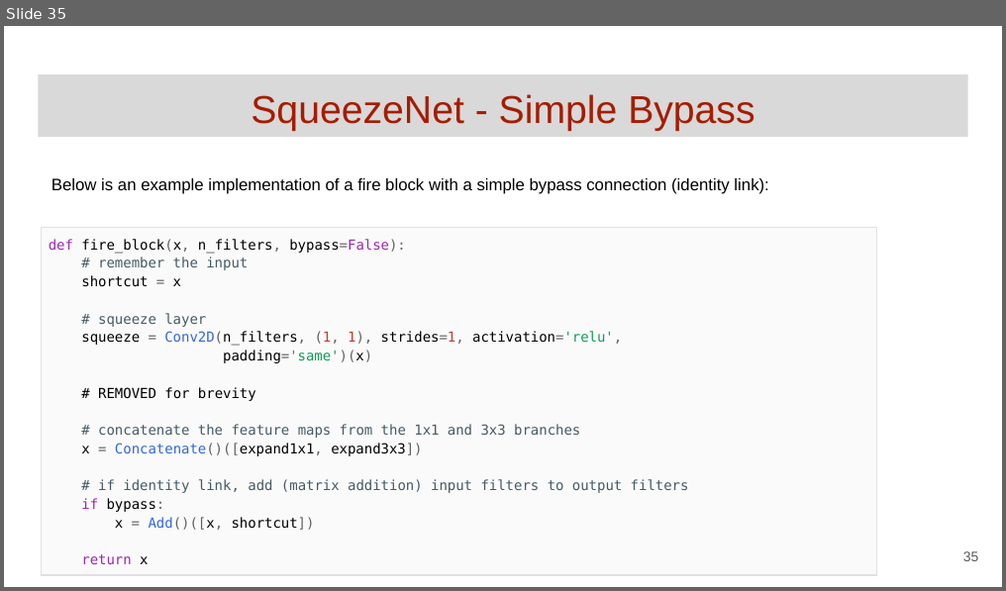
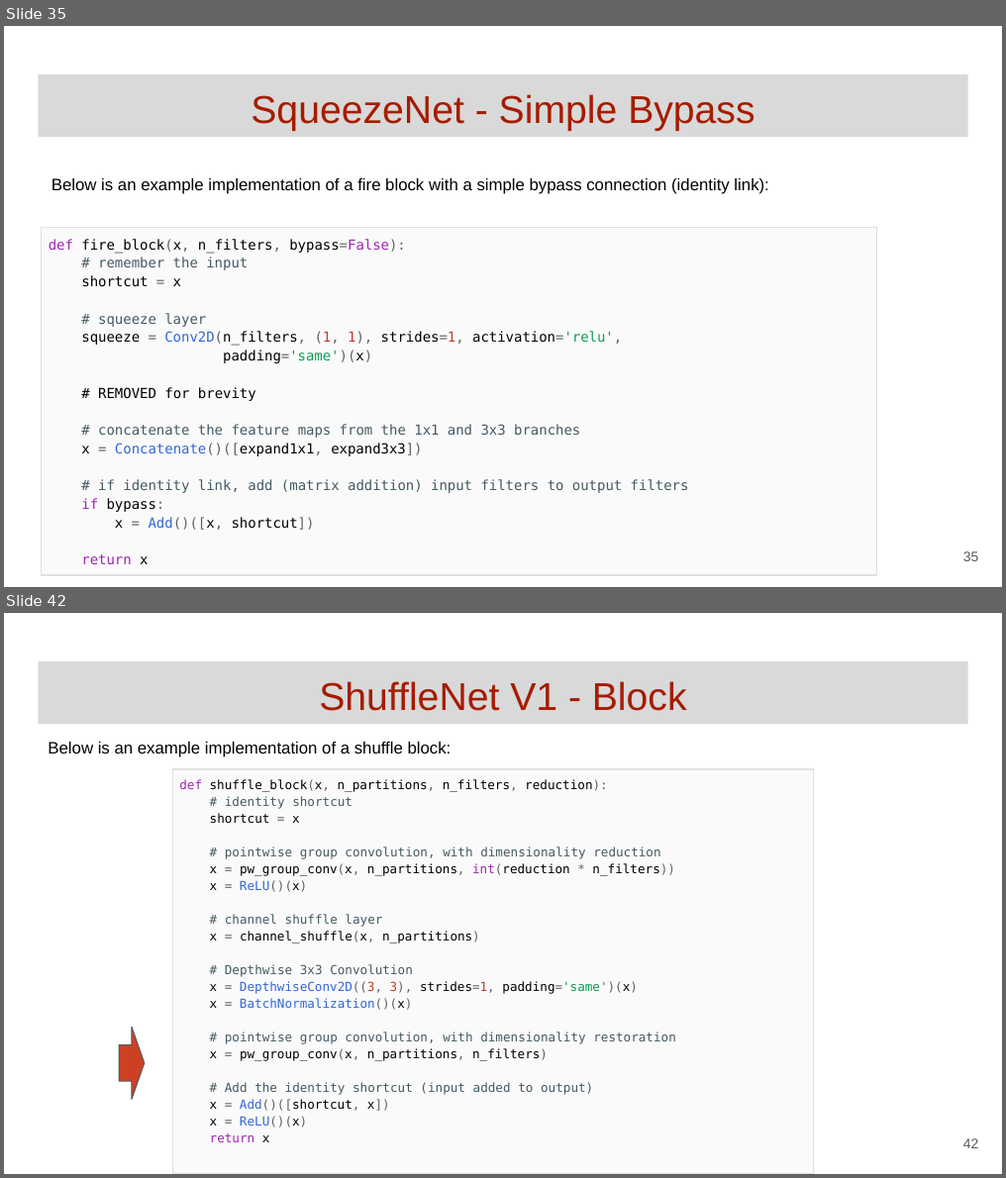
Before and after one commit to GoogleCloudPlatform/keras-idiomatic-programmer, a slide deck: books/deep-learning-design-patterns/Workshops/Junior/Deep Learning Design Patterns - Workshop - Chapter 4.pptx. Shown one above the other, each under a label of ours: slide 35 before the commit, slides 35 and 42 after it; the slides between them are not shown. The pictures are 1006x591 and 1006x1178 pixels, drawn with LibreOffice and Linux fonts; fonts in the diff are those of the drawing. Boxes give left, top, right and bottom in pixels: in the first picture for what was removed or moved away, otherwise in the second. Text is boxed around its words. In the diff, an @@ line names an element or a change of style, - is before the commit and + after.

```diff
--- a/books/deep-learning-design-patterns/Workshops/Junior/Deep Learning Design Patterns - Workshop - Chapter 4.pptx
+++ b/books/deep-learning-design-patterns/Workshops/Junior/Deep Learning Design Patterns - Workshop - Chapter 4.pptx
@@ slide 42 added at [4,613,1002,1174], background #FFFFFF @@
@@ title added at [38,662,968,725], fill #D9D9D9, 28 pt, text #A61C00 @@
+ShuffleNet V1 - Block
@@ text added at [48,742,451,758], 12 pt, text #000000 @@
+Below is an example implementation of a shuffle block:
@@ table added at [172,769,813,1147], 1 rows, 1 columns @@
+def shuffle_block(x, n_partitions, n_filters, reduction): / # identity shortcut / shortcut = x / # pointwise group convolution, with dimensionality reduction / x = pw_group_conv(x, n_partitions, int(reduction * n_filters)) / x = ReLU()(x) / # channel shuffle layer / x = channel_shuffle(x, n_partitions) / # Depthwise 3x3 Convolution / x = DepthwiseConv2D((3, 3), strides=1, padding='same')(x) / x = BatchNormalization()(x) / # pointwise group convolution, with dimensionality restoration / x = pw_group_conv(x, n_partitions, n_filters) / # Add the identity shortcut (input added to output) / x = Add()([shortcut, x]) / x = ReLU()(x) / return x
@@ right arrow added at [119,1027,144,1100], fill #CC4125, outline #595959 0.75 pt @@
@@ page number added at [963,1139,979,1149], 10 pt, text #595959 @@
+42
```
Also in this commit, not shown: 1 slide changed, 17 other slides added.
